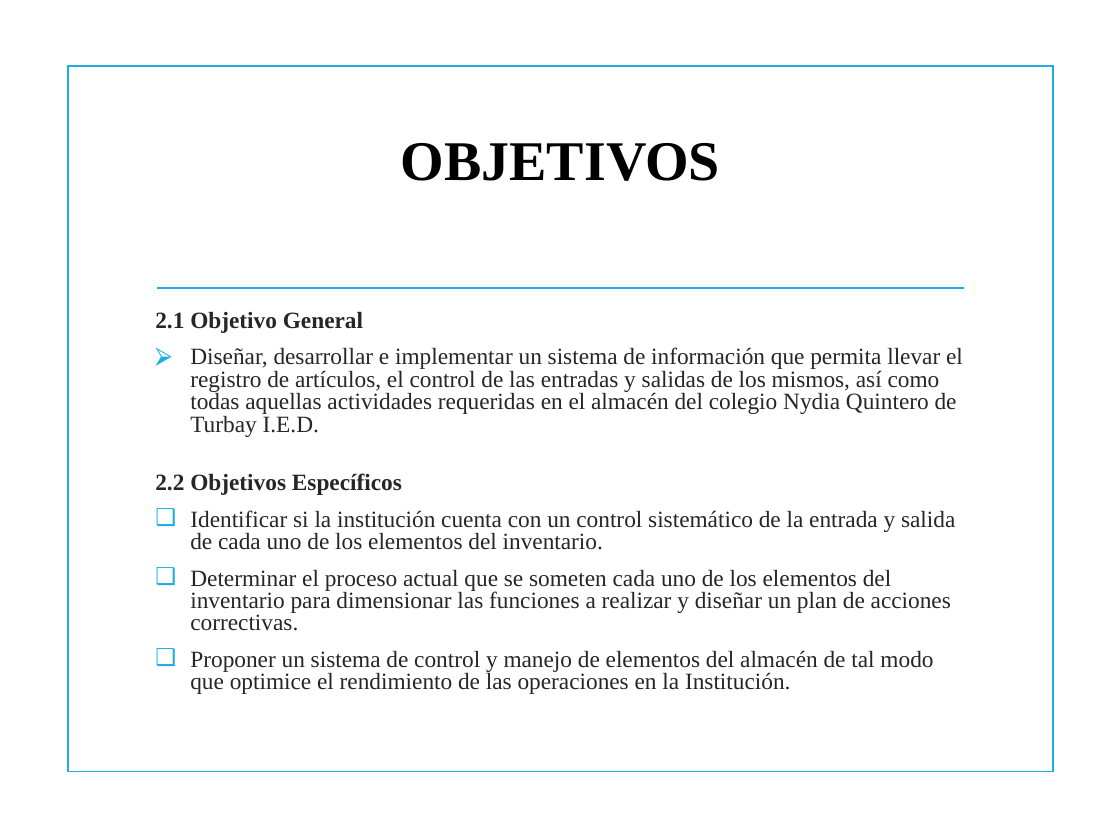
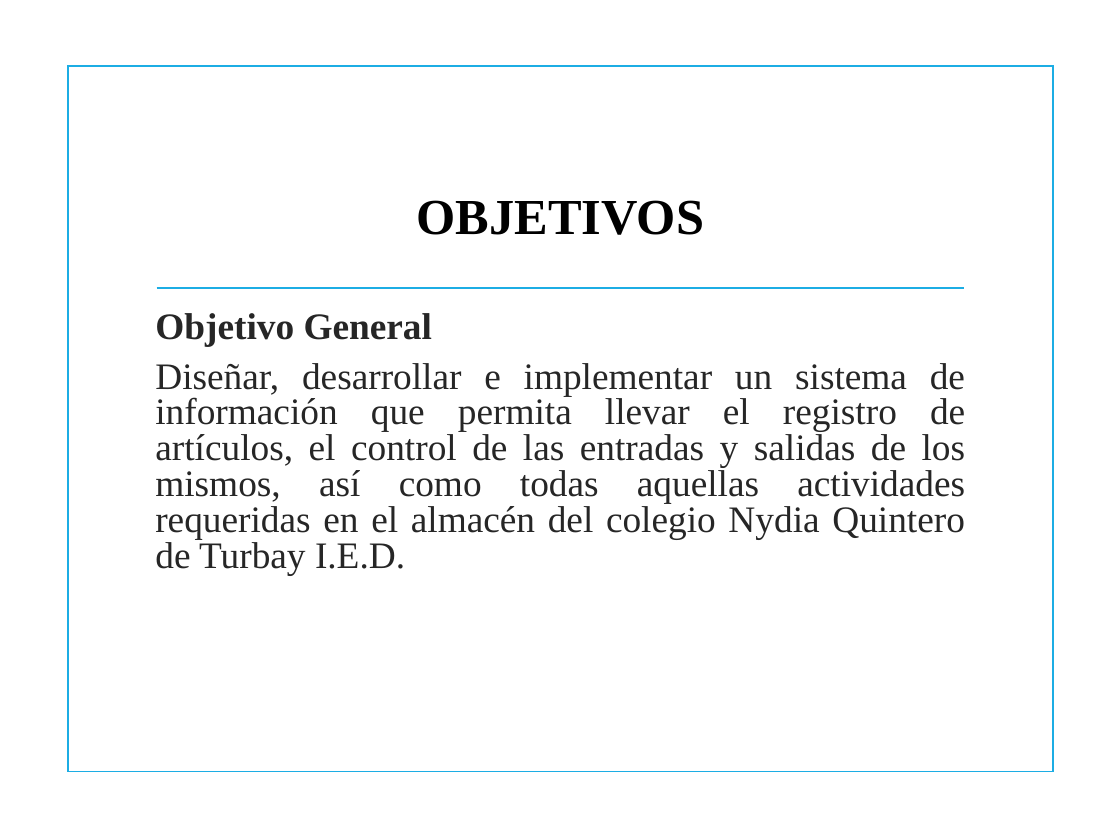
Before and after one commit to jackas779/proyecto, a slide deck: slide 7 of proyecto-4 (1).pptx (slide 6 before the commit). Drawn at 1120x840 pixels with LibreOffice and Linux fonts; fonts in the diff are those of the drawing; background and template pictures are left out. Boxes give left, top, right and bottom in pixels: in the first picture for what was removed or moved away, otherwise in the second. Text is boxed around its words. In the diff, an @@ line names an element or a change of style, - is before the commit and + after.

Commit message:
Ardi: mapa de procesos y casos de uso

```diff
--- a/proyecto-4 (1).pptx
+++ b/proyecto-4 (1).pptx
@@ title "OBJETIVOS": place and size @@
-title "OBJETIVOS" at box(144, 112, 978, 272)
+title "OBJETIVOS" at box(144, 184, 978, 305)
@@ title "OBJETIVOS" at box(144, 184, 978, 305): size 36 to 32.4 pt @@
@@ text at box(155, 313, 432, 346): text changed; size 15 to 24 pt @@
-2.1 Objetivo General
+Objetivo General
@@ text at box(155, 363, 966, 575): size 15 to 24 pt; alignment left to justified; bullet ⮚ to none @@
@@ text at box(155, 473, 955, 694): paragraphs removed @@
-2.2 Objetivos Específicos
-❑ Identificar si la institución cuenta con un control sistemático de la entrada y salida de cada uno de los elementos del inventario.
-❑ Determinar el proceso actual que se someten cada uno de los elementos del inventario para dimensionar las funciones a realizar y diseñar un plan de acciones correctivas.
-❑ Proponer un sistema de control y manejo de elementos del almacén de tal modo que optimice el rendimiento de las operaciones en la Institución.
```
Also in this commit, not shown: 10 other slides changed, 17 slides added, 8 slides removed.
